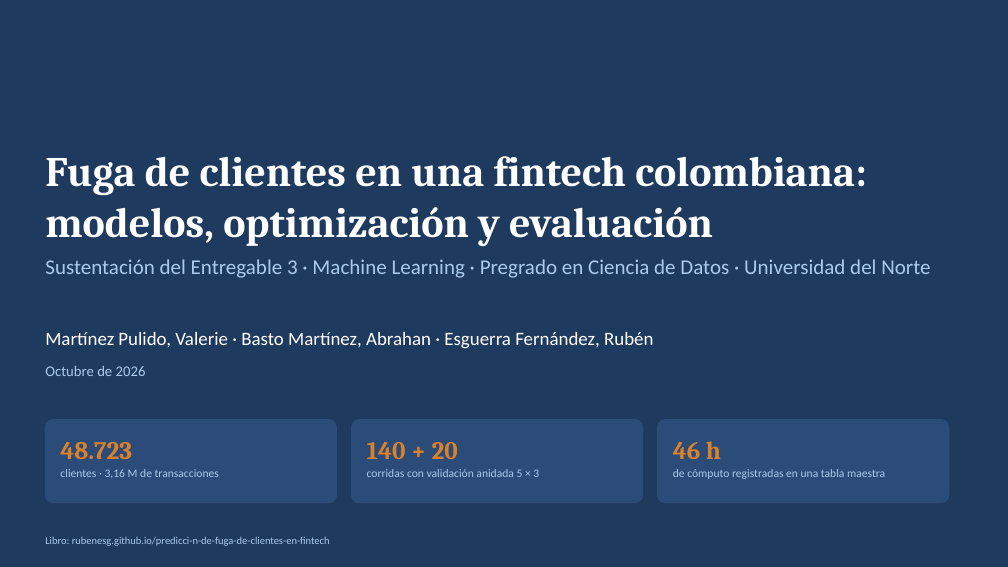
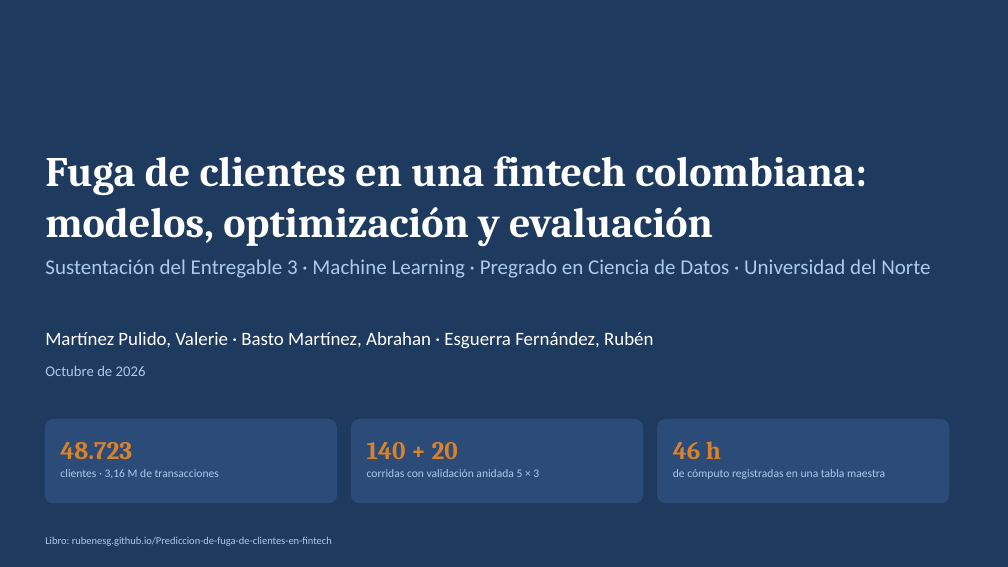
Before and after one commit to RubenEsg/Prediccion-de-fuga-de-clientes-en-fintech, a slide deck: slide 1 of presentacion/Entregable3_sustentacion.pptx. Drawn at 1008x567 pixels with LibreOffice and Linux fonts; fonts in the diff are those of the drawing. Boxes give left, top, right and bottom in pixels: in the first picture for what was removed or moved away, otherwise in the second. Text is boxed around its words. In the diff, an @@ line names an element or a change of style, - is before the commit and + after.

```diff
--- a/presentacion/Entregable3_sustentacion.pptx
+++ b/presentacion/Entregable3_sustentacion.pptx
@@ text at (45,537,332,546): text changed @@
-Libro: rubenesg.github.io/predicci-n-de-fuga-de-clientes-en-fintech
+Libro: rubenesg.github.io/Prediccion-de-fuga-de-clientes-en-fintech
```
Also in this commit, not shown: 1 other slide changed, 29 other files.
